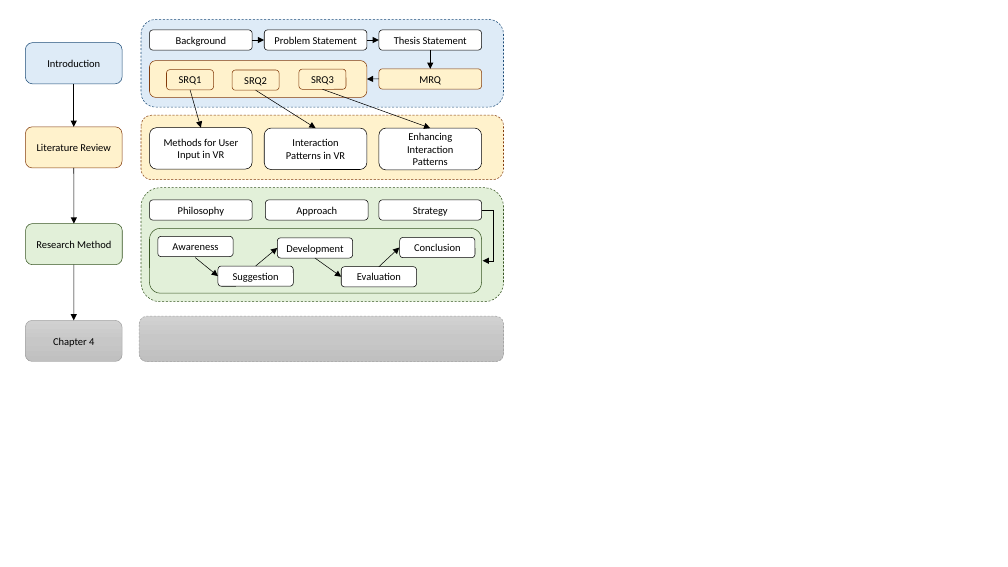
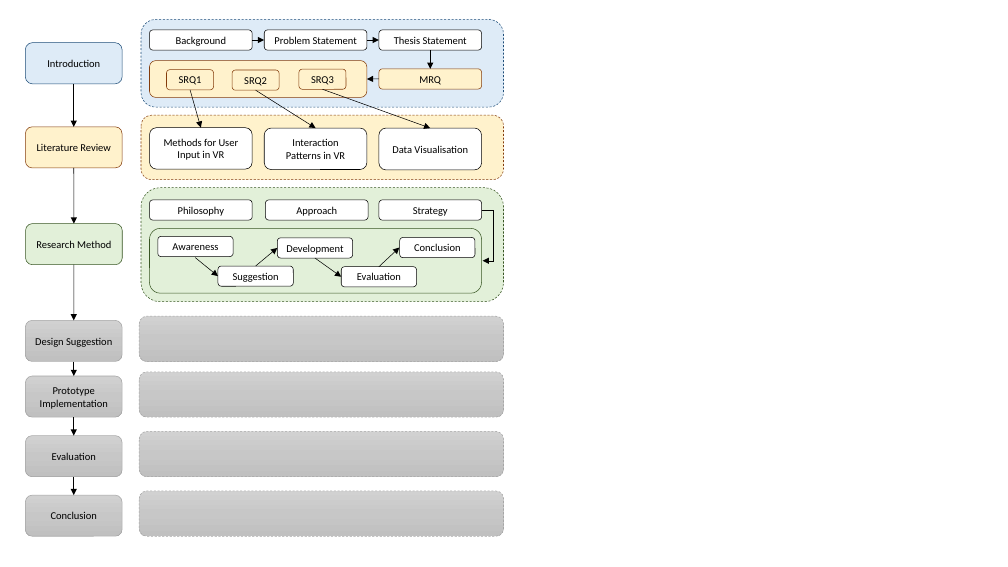
Before and after one commit to klingo/fhnw-mt-vr, a slide deck: slide 1 of 03_Figures/06_Introduction/ThesisMap.pptx. Drawn at 1008x567 pixels with LibreOffice and Linux fonts; fonts in the diff are those of the drawing. Boxes give left, top, right and bottom in pixels: in the first picture for what was removed or moved away, otherwise in the second. Text is boxed around its words. In the diff, an @@ line names an element or a change of style, - is before the commit and + after.

```diff
--- a/03_Figures/06_Introduction/ThesisMap.pptx
+++ b/03_Figures/06_Introduction/ThesisMap.pptx
@@ text in rounded rectangle at <box>392,145,468,153</box>: text changed @@
-Enhancing Interaction Patterns
+Data Visualisation
@@ text in rounded rectangle at <box>35,338,112,347</box>: text changed @@
-Chapter 4
+Design Suggestion
@@ rounded rectangle added at <box>26,376,123,417</box>, fill gradient #D2D2D2 to #C8C8C8 to #C0C0C0, outline #A5A5A5 0.5 pt, 10 pt, text #000000 @@
+Prototype Implementation
@@ arrow added from (74, 361) to (74, 376), #000000 0.5 pt @@
@@ rounded rectangle added at <box>139,372,504,417</box>, fill gradient #D2D2D2 to #C8C8C8 to #C0C0C0, outline #A5A5A5 0.5 pt dashed @@
@@ arrow added from (74, 417) to (74, 436), #000000 0.5 pt @@
@@ rounded rectangle added at <box>26,436,123,476</box>, fill gradient #D2D2D2 to #C8C8C8 to #C0C0C0, outline #A5A5A5 0.5 pt, 10 pt, text #000000 @@
+Evaluation
@@ rounded rectangle added at <box>139,432,504,477</box>, fill gradient #D2D2D2 to #C8C8C8 to #C0C0C0, outline #A5A5A5 0.5 pt dashed @@
@@ arrow added from (74, 477) to (74, 495), #000000 0.5 pt @@
@@ rounded rectangle added at <box>26,495,123,536</box>, fill gradient #D2D2D2 to #C8C8C8 to #C0C0C0, outline #A5A5A5 0.5 pt, 10 pt, text #000000 @@
+Conclusion
@@ rounded rectangle added at <box>139,491,504,536</box>, fill gradient #D2D2D2 to #C8C8C8 to #C0C0C0, outline #A5A5A5 0.5 pt dashed @@
```
Also in this commit, not shown: 9 other files.
